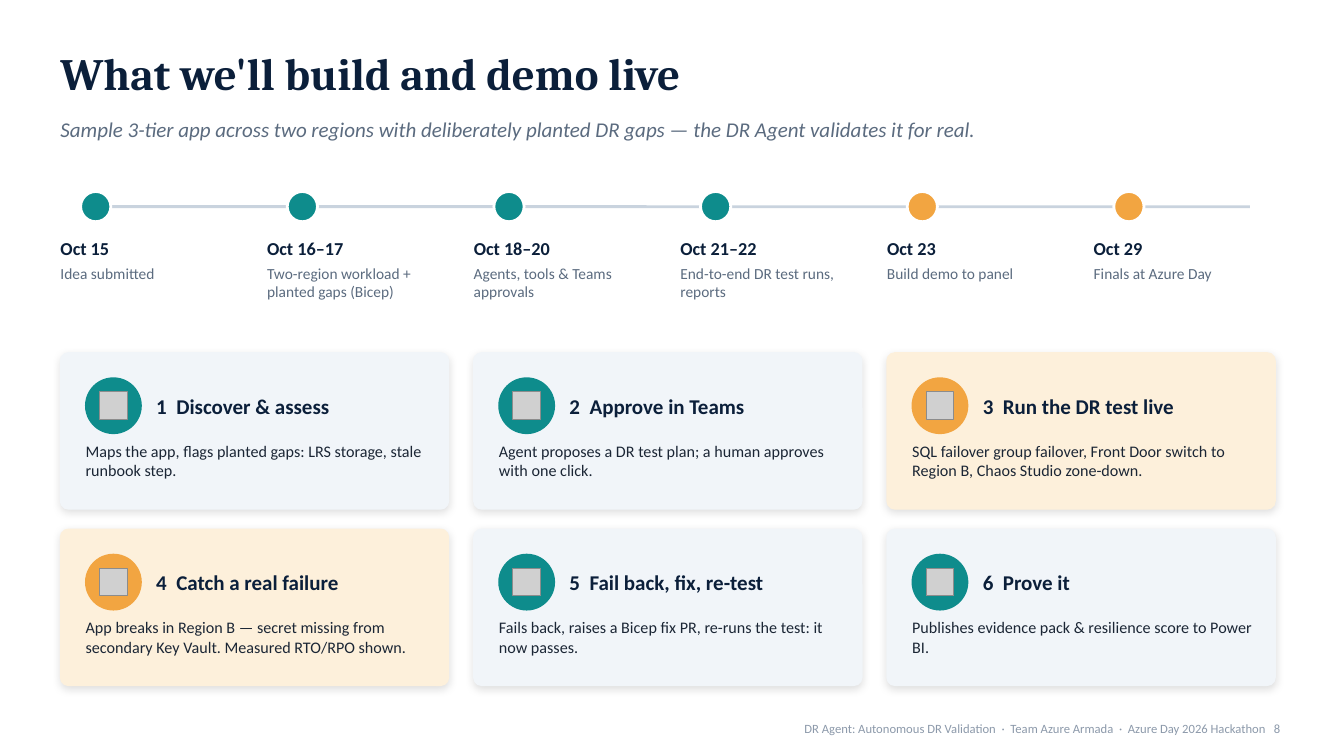
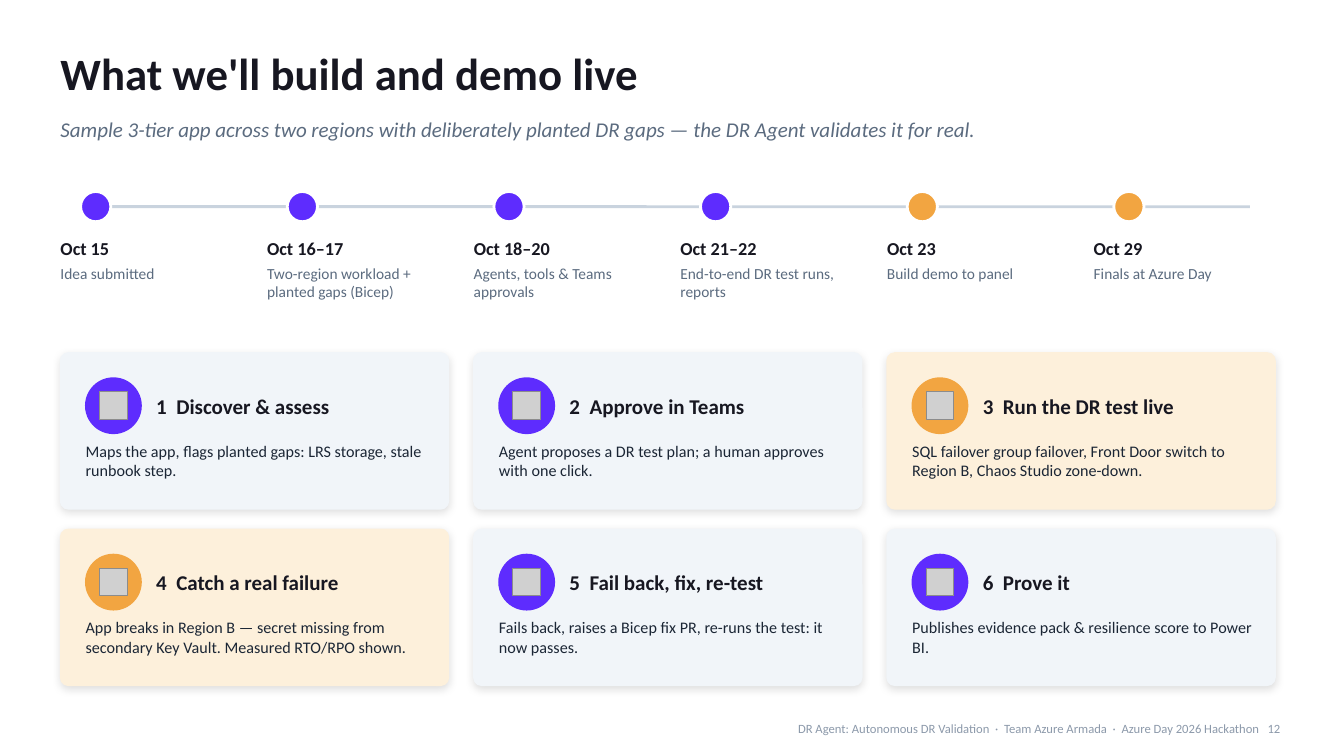
Before and after one commit to kishalr-virtusa/Azure-Armada, a slide deck: slide 12 of docs/deck/DR-Agent-Azure-Day-2026.pptx (slide 8 before the commit). Drawn at 1344x756 pixels with LibreOffice and Linux fonts; fonts in the diff are those of the drawing; grey boxes stand for pictures. Boxes give left, top, right and bottom in pixels: in the first picture for what was removed or moved away, otherwise in the second. Text is boxed around its words. In the diff, an @@ line names an element or a change of style, - is before the commit and + after.

```diff
--- a/docs/deck/DR-Agent-Azure-Day-2026.pptx
+++ b/docs/deck/DR-Agent-Azure-Day-2026.pptx
@@ text "What we'll build and demo ..." at box(60, 58, 637, 91): font Cambria to Calibri, text colour #0B1F3A to #171721 @@
@@ fill #0E8C8C to #5E2CFE in 4 elements at box(81, 192, 111, 222), box(287, 192, 318, 222), box(494, 192, 524, 222), box(701, 192, 731, 222) @@
@@ fill #0E8C8C to #5E2CFE; outline #0E8C8C 1 pt to #5E2CFE 1 pt in 4 elements at box(86, 378, 141, 434), box(499, 378, 555, 434), box(499, 555, 555, 610), box(912, 555, 968, 610) @@
@@ text colour #0B1F3A to #171721 in 12 elements at box(60, 243, 109, 255), box(267, 242, 343, 255), box(474, 242, 550, 255), box(680, 243, 757, 255), box(887, 243, 935, 255), box(1094, 243, 1142, 255), box(156, 399, 329, 414), box(569, 399, 744, 418), box(983, 399, 1174, 414), box(156, 575, 338, 590), box(569, 575, 763, 593), box(983, 575, 1069, 590) @@
@@ text at box(798, 724, 1281, 735): text changed @@
-DR Agent: Autonomous DR Validation · Team Azure Armada · Azure Day 2026 Hackathon 8
+DR Agent: Autonomous DR Validation · Team Azure Armada · Azure Day 2026 Hackathon 12
```
Also in this commit, not shown: 8 other slides changed, 6 slides added, 1 slide removed, 4 other files.
